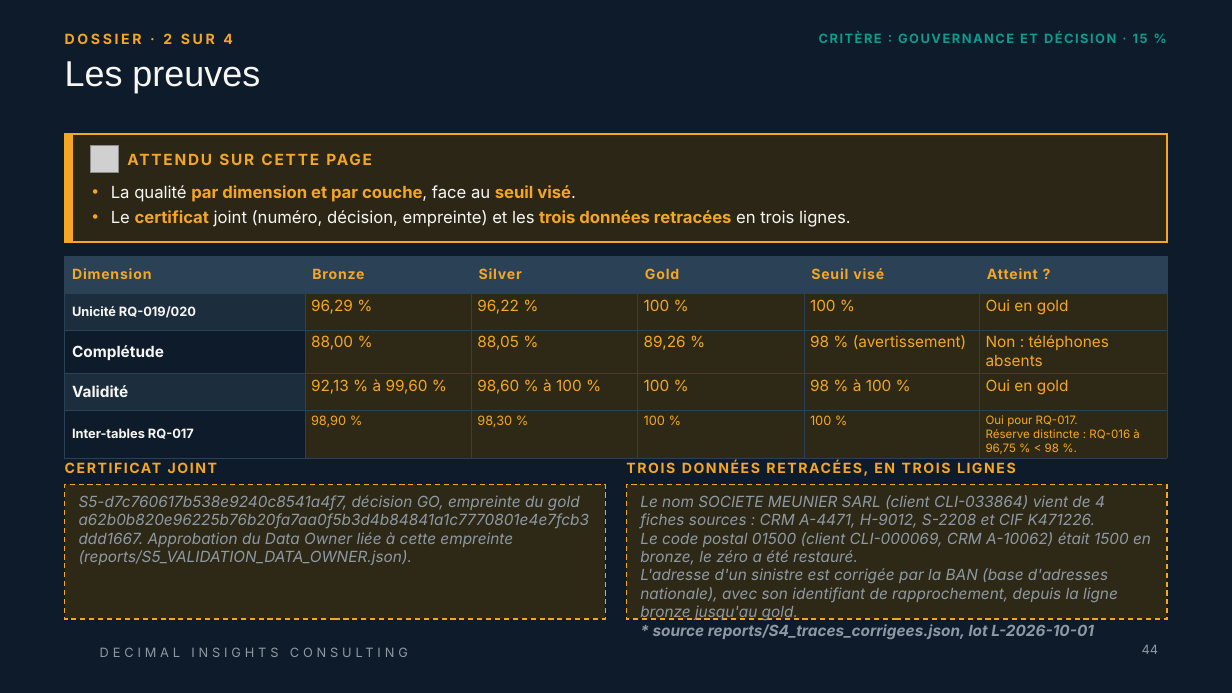
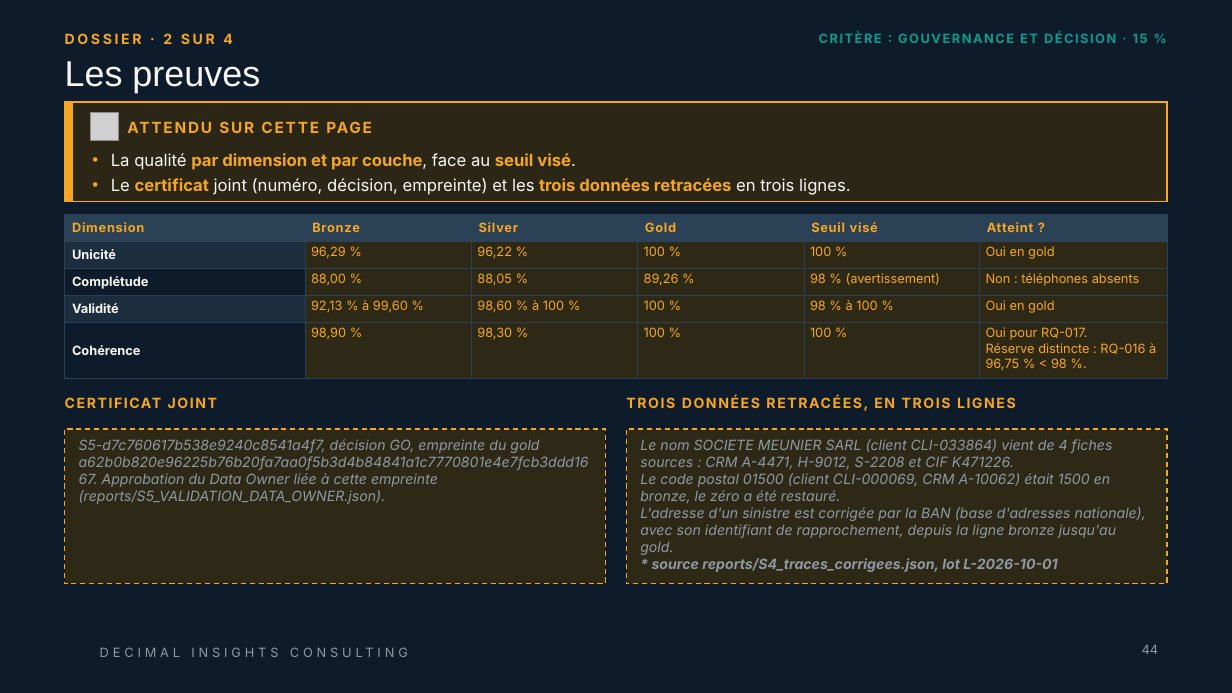
Before and after one commit to ruthabebeneg/td-qualite-g02, a slide deck: slide 44 of livrables/Livrable_Groupe_TD_AssurConnect.pptx. Drawn at 1232x693 pixels with LibreOffice and Linux fonts; fonts in the diff are those of the drawing; grey boxes stand for pictures; background and template pictures are left out. Boxes give left, top, right and bottom in pixels: in the first picture for what was removed or moved away, otherwise in the second. Text is boxed around its words. In the diff, an @@ line names an element or a change of style, - is before the commit and + after.

```diff
--- a/livrables/Livrable_Groupe_TD_AssurConnect.pptx
+++ b/livrables/Livrable_Groupe_TD_AssurConnect.pptx
@@ rectangle: place and size @@
-rectangle at box(65, 134, 1167, 242)
+rectangle at box(65, 102, 1167, 201)
@@ rectangle: place and size @@
-rectangle at box(65, 134, 73, 242)
+rectangle at box(65, 102, 73, 201)
@@ picture: place and size @@
-picture at box(91, 145, 118, 173)
+picture at box(91, 113, 118, 140)
@@ text "ATTENDU SUR CETTE PAGE": place and size @@
-text "ATTENDU SUR CETTE PAGE" at box(128, 146, 867, 172)
+text "ATTENDU SUR CETTE PAGE" at box(128, 114, 867, 140)
@@ text "La qualité par dimension et ...": place and size @@
-text "La qualité par dimension et ..." at box(111, 185, 850, 227)
+text "La qualité par dimension et ..." at box(111, 153, 850, 195)
@@ table at box(65, 214, 1167, 379) @@
-row 2, column 1: Unicité RQ-019/020
+row 2, column 1: Unicité
-row 5, column 1: Inter-tables RQ-017
+row 5, column 1: Cohérence
@@ size 11 to 10 pt in "Dimension", "Bronze", "Silver", "Gold" and 2 more places @@
@@ size 12 to 10 pt in "96,29 %", "96,22 %", "100 %", "100 %" and 13 more places @@
@@ size 9 to 10 pt in "Oui pour RQ-017.", "Réserve distincte : RQ-016 à 96,75 % ..." @@
@@ table: place and size @@
-table at box(65, 256, 1167, 458)
+table at box(65, 214, 1167, 379)
@@ text "CERTIFICAT JOINT": place and size @@
-text "CERTIFICAT JOINT" at box(65, 455, 605, 481)
+text "CERTIFICAT JOINT" at box(65, 389, 605, 415)
@@ text "TROIS DONNÉES RETRACÉES, EN TROIS ...": place and size @@
-text "TROIS DONNÉES RETRACÉES, EN TROIS ..." at box(627, 455, 1167, 481)
+text "TROIS DONNÉES RETRACÉES, EN TROIS ..." at box(627, 389, 1167, 415)
@@ rectangle "S5-d7c760617b538e9240c8541a4f7, décision GO, empreinte du ...": place and size @@
-rectangle "S5-d7c760617b538e9240c8541a4f7, décision GO, empreinte du ..." at box(65, 484, 605, 619)
+rectangle "S5-d7c760617b538e9240c8541a4f7, décision GO, empreinte du ..." at box(65, 429, 605, 584)
@@ rectangle "S5-d7c760617b538e9240c8541a4f7, décision GO, empreinte du ..." at box(65, 429, 605, 584): size 12 to 11 pt @@
@@ rectangle "Le nom SOCIETE MEUNIER SARL ..." at box(627, 429, 1167, 584): size 12 to 11 pt @@
@@ rectangle "Le nom SOCIETE MEUNIER SARL ...": place and size @@
-rectangle "Le nom SOCIETE MEUNIER SARL ..." at box(627, 484, 1167, 619)
+rectangle "Le nom SOCIETE MEUNIER SARL ..." at box(627, 429, 1167, 584)
```
Also in this commit, not shown: 41 other slides changed, 12 other files.
